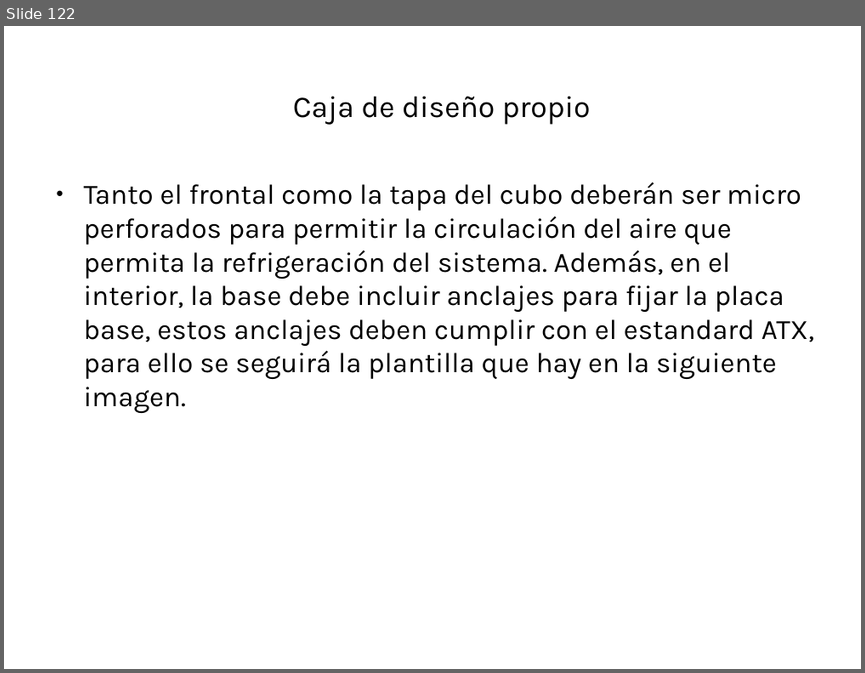
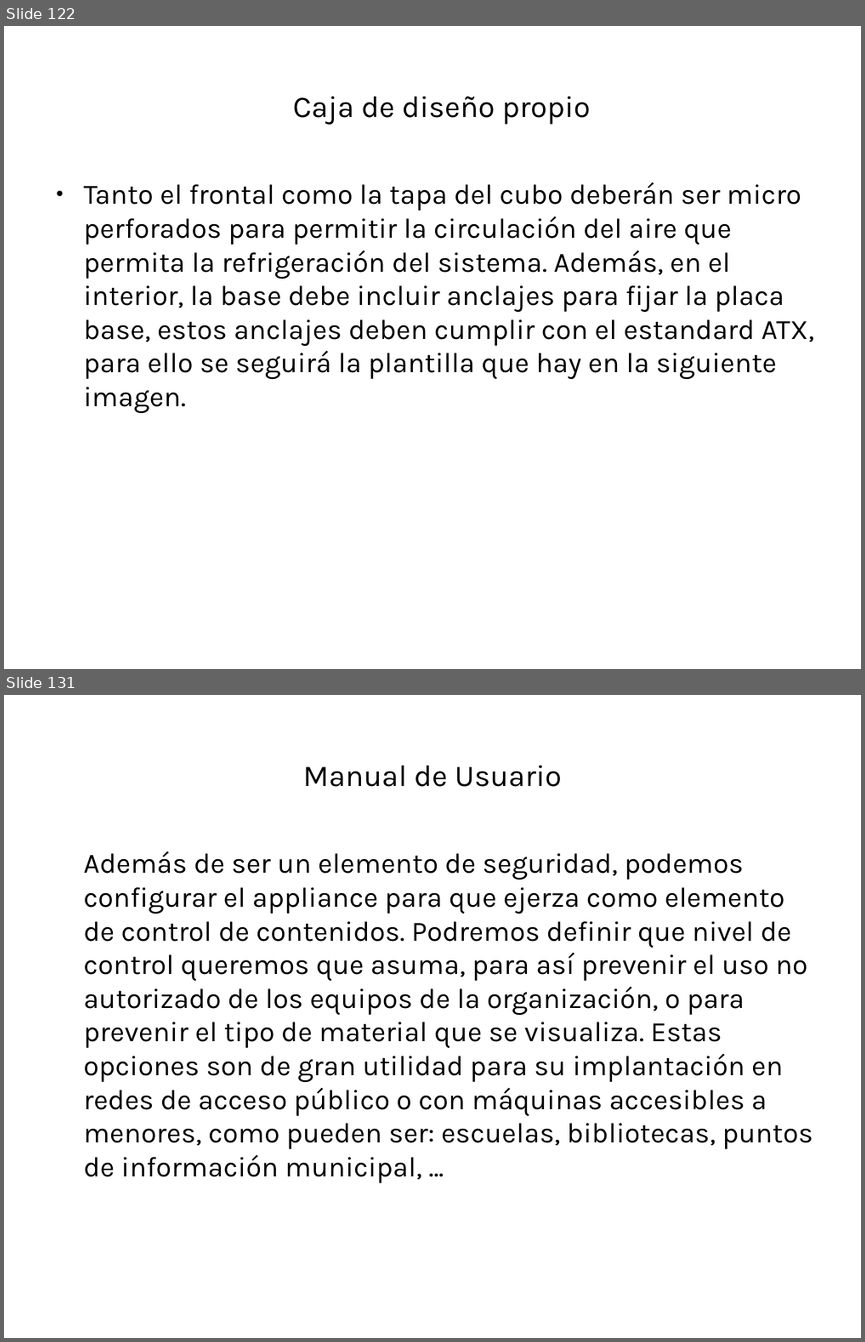
Before and after one commit to robertord/Ecoraee, a slide deck: Presentaciones/PresentacionApliance.odp. Shown one above the other, each under a label of ours: slide 122 before the commit, slides 122 and 131 after it; the slides between them are not shown. The pictures are 865x673 and 865x1342 pixels, drawn with LibreOffice and Linux fonts; fonts in the diff are those of the drawing; background and template pictures are left out. Boxes give left, top, right and bottom in pixels: in the first picture for what was removed or moved away, otherwise in the second. Text is boxed around its words. In the diff, an @@ line names an element or a change of style, - is before the commit and + after.

Commit message:
presentacion appliance

```diff
--- a/Presentaciones/PresentacionApliance.odp
+++ b/Presentaciones/PresentacionApliance.odp
@@ slide 131 added at [4,695,861,1338], background #FFFFFF @@
@@ title added at [303,765,562,787], 28 pt, text #000000 @@
+Manual de Usuario
@@ text added at [84,851,813,1183], 26 pt, text #000000 @@
+Además de ser un elemento de seguridad, podemos configurar el appliance para que ejerza como elemento de control de contenidos. Podremos definir que nivel de control queremos que asuma, para así prevenir el uso no autorizado de los equipos de la organización, o para prevenir el tipo de material que se visualiza. Estas opciones son de gran utilidad para su implantación en redes de acceso público o con máquinas accesibles a menores, como pueden ser: escuelas, bibliotecas, puntos de información municipal, ...
```
Also in this commit, not shown: 1 slide changed, 46 other slides added, 1 other file.
